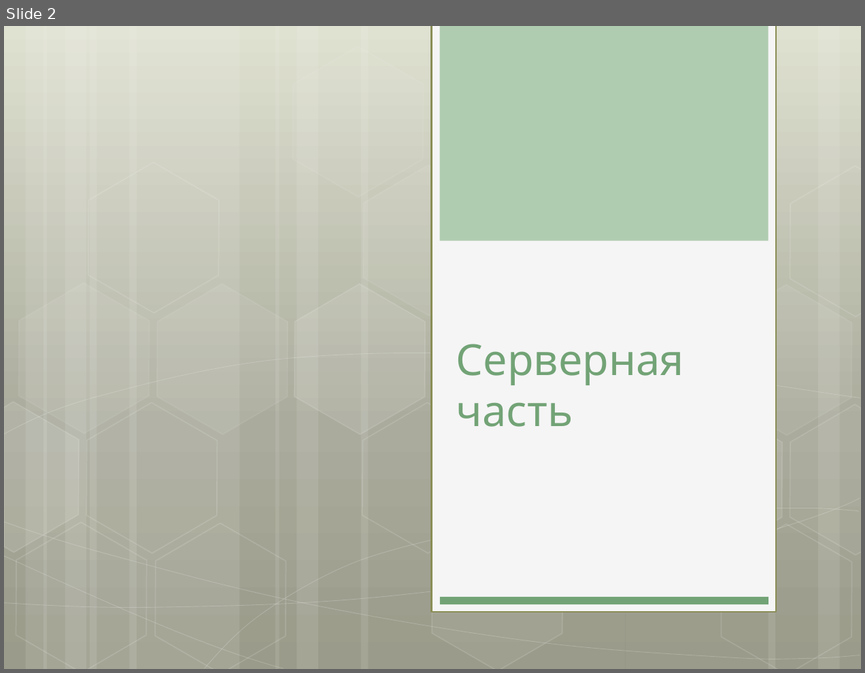
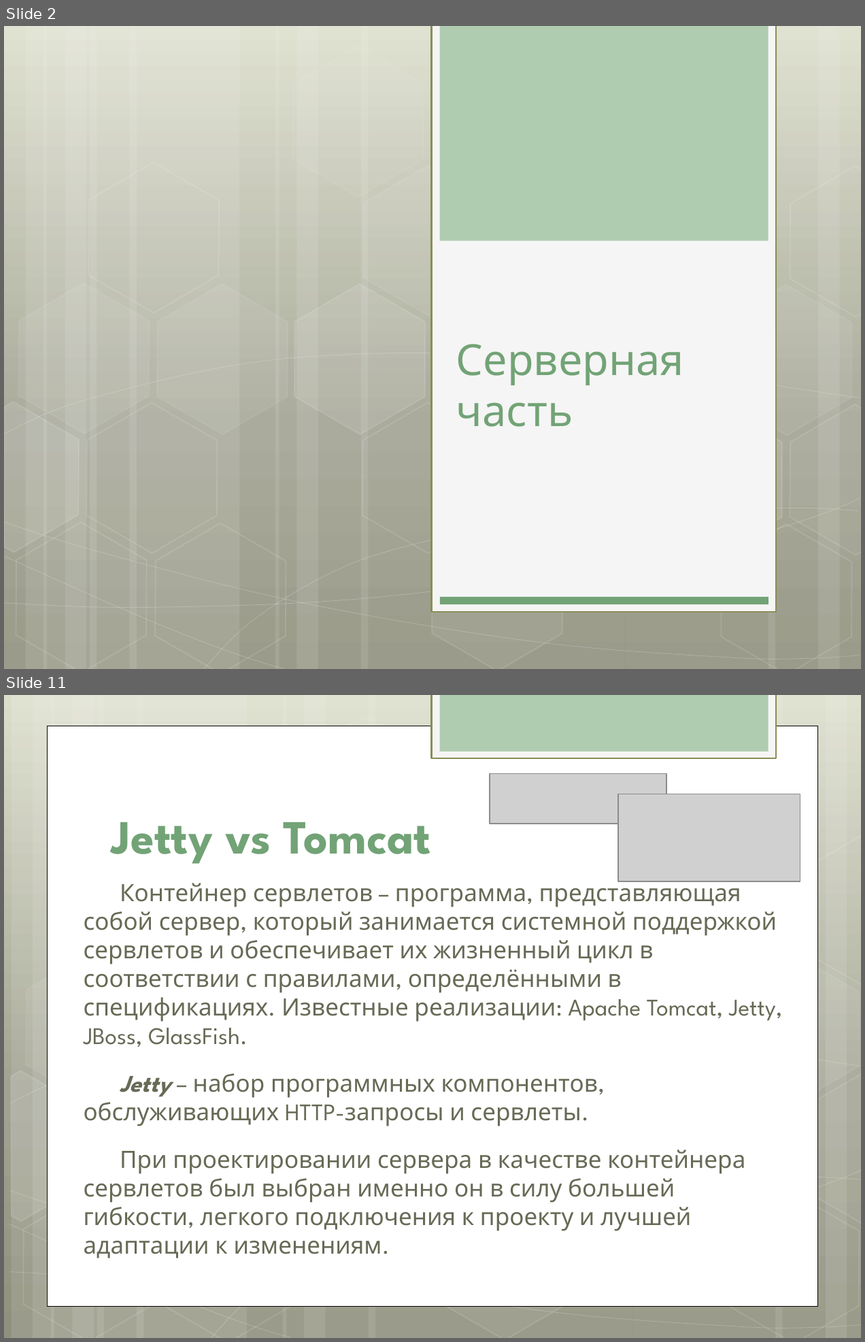
Before and after one commit to julypand/-, a slide deck: presentation.pptx. Shown one above the other, each under a label of ours: slide 2 before the commit, slides 2 and 11 after it; the slides between them are not shown. The pictures are 865x673 and 865x1342 pixels, drawn with LibreOffice and Linux fonts; fonts in the diff are those of the drawing; grey boxes stand for pictures. Boxes give left, top, right and bottom in pixels: in the first picture for what was removed or moved away, otherwise in the second. Text is boxed around its words. In the diff, an @@ line names an element or a change of style, - is before the commit and + after.

```diff
--- a/presentation.pptx
+++ b/presentation.pptx
@@ slide 11 added at (4, 695, 861, 1338), background gradient #DDDFCC to #A2A391 to #8F917E @@
@@ rectangle added at (432, 695, 776, 758), fill #F5F5F5, outline #8A8E56 1.25 pt @@
@@ rectangle added at (439, 695, 768, 751), fill #B0CCB0 @@
@@ rectangle added at (47, 726, 818, 1305), fill #FFFFFF, outline #000000 0.5 pt @@
@@ picture added at (490, 774, 666, 824) @@
@@ picture added at (618, 794, 800, 881) @@
@@ group added at (4, 695, 861, 1338): 12 rectangles, 8 freeform shapes, 8 hexagons @@
@@ title added at (111, 822, 431, 864), 40 pt, text #72A376, bold @@
+Jetty vs Tomcat
@@ text added at (84, 879, 783, 1258), 20 pt, text #676A55 @@
+Контейнер сервлетов – программа, представляющая собой сервер, который занимается системной поддержкой сервлетов и обеспечивает их жизненный цикл в соответствии с правилами, определёнными в спецификациях. Известные реализации: Apache Tomcat, Jetty, JBoss, GlassFish.
+Jetty – набор программных компонентов, обслуживающих HTTP-запросы и сервлеты.
+При проектировании сервера в качестве контейнера сервлетов был выбран именно он в силу большей гибкости, легкого подключения к проекту и лучшей адаптации к изменениям.
```
Also in this commit, not shown: 5 slides changed, 5 other slides added.
